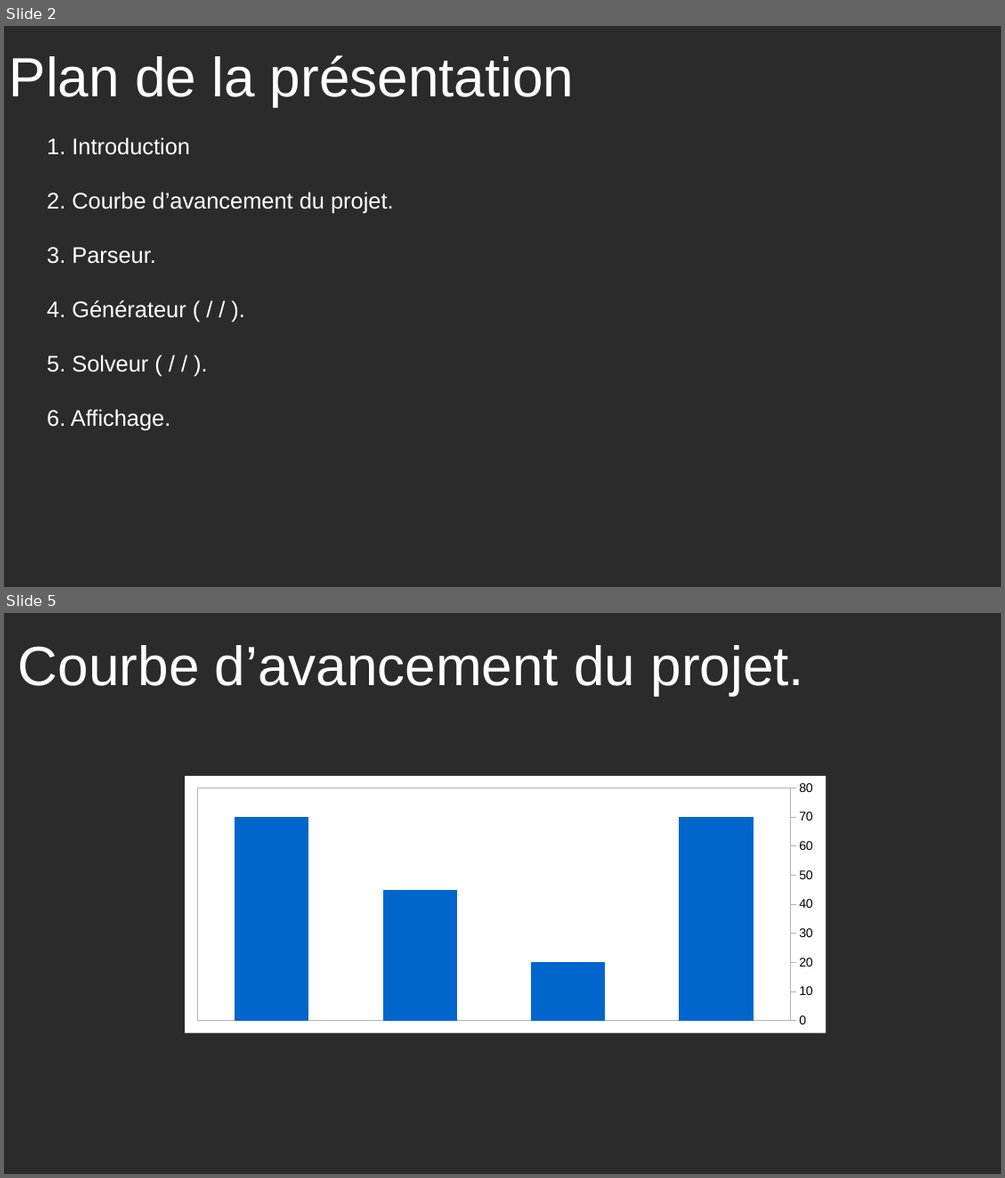
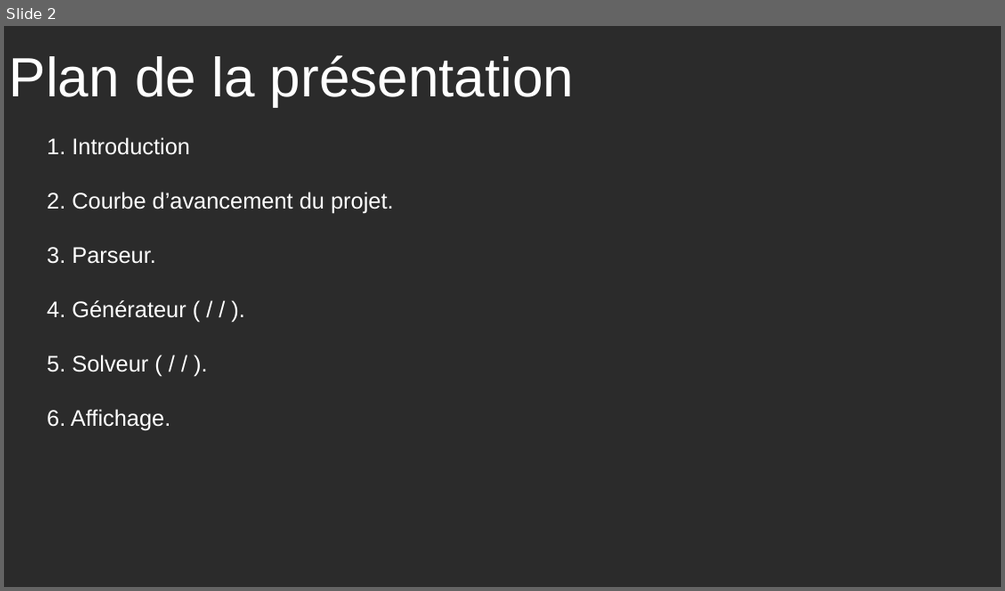
Before and after one commit to Aquaj/slitherlink-solver, a slide deck: slitherlink/doc/Presentation.odp. Shown one above the other, each under a label of ours: slides 2 and 5 before the commit, slide 2 after it; the slides between them are not shown. The pictures are 1005x1178 and 1005x591 pixels, drawn with LibreOffice and Linux fonts; fonts in the diff are those of the drawing; background and template pictures are left out; a plain dark background stands for a picture behind light text. Boxes give left, top, right and bottom in pixels: in the first picture for what was removed or moved away, otherwise in the second. Text is boxed around its words. In the diff, an @@ line names an element or a change of style, - is before the commit and + after.

```diff
--- a/slitherlink/doc/Presentation.odp
+++ b/slitherlink/doc/Presentation.odp
@@ slide 5 removed at box(4, 613, 1001, 1174), background picture (left out) @@
@@ title removed at box(18, 645, 804, 696) @@
-Courbe d’avancement du projet.
@@ column chart removed at box(185, 776, 826, 1033) @@
-categories: 1, 2, 3, 4
-Series 1: 70, 45, 20, 70
```
Also in this commit, not shown: 5 slides changed, 13 slides added, 1 other slide removed, 7 other files.
